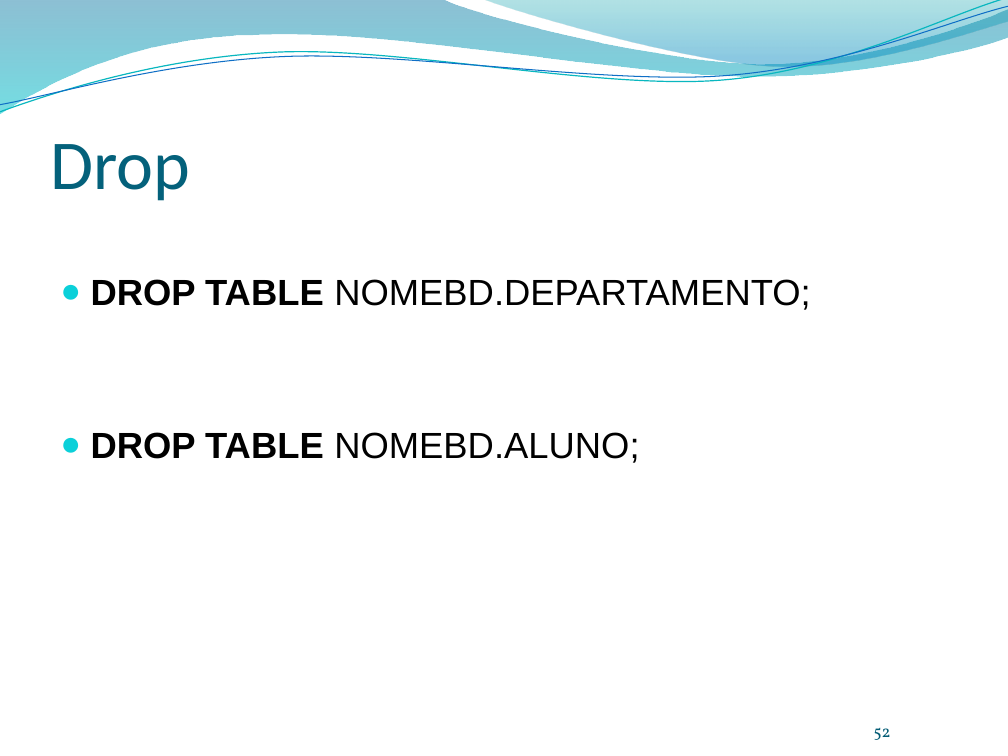
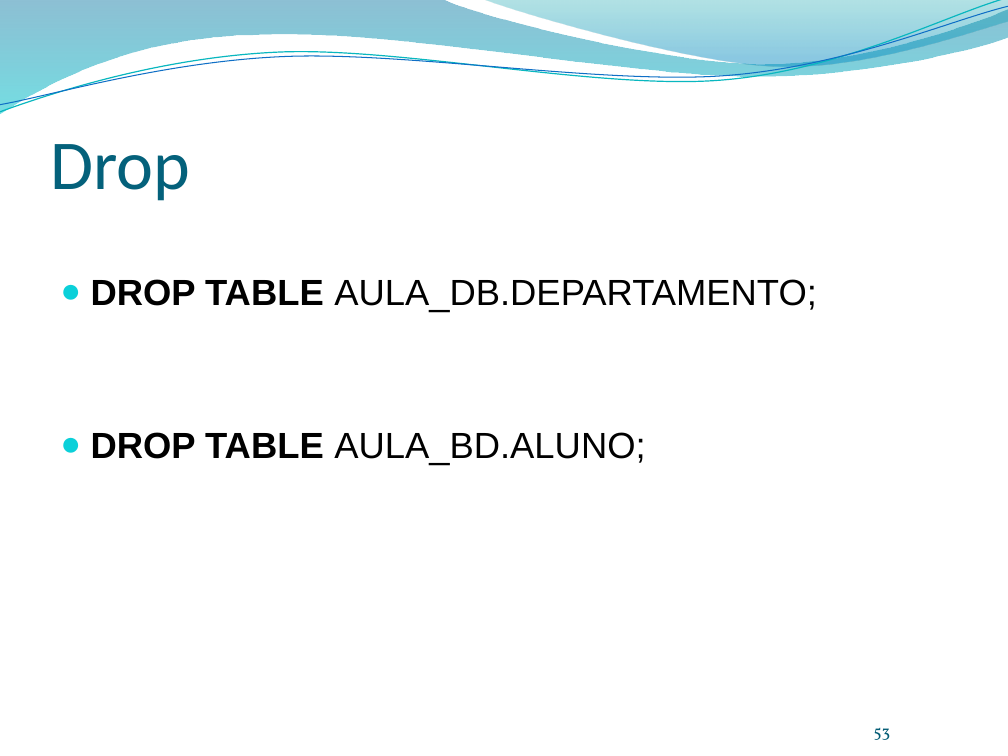
Before and after one commit to leonardopordeus/BD, a slide deck: slide 53 of Aula01.pptx (slide 52 before the commit). Drawn at 1008x756 pixels with LibreOffice and Linux fonts; fonts in the diff are those of the drawing; background and template pictures are left out. Boxes give left, top, right and bottom in pixels: in the first picture for what was removed or moved away, otherwise in the second. Text is boxed around its words. In the diff, an @@ line names an element or a change of style, - is before the commit and + after.

```diff
--- a/Aula01.pptx
+++ b/Aula01.pptx
@@ text at <box>91,279,817,465</box>: text changed @@
-● DROP TABLE NOMEBD.DEPARTAMENTO;
-● DROP TABLE NOMEBD.ALUNO;
+● DROP TABLE AULA_DB.DEPARTAMENTO;
+● DROP TABLE AULA_BD.ALUNO;
@@ page number at <box>874,728,891,740</box>: text changed @@
-52
+53
```
Also in this commit, not shown: 8 other slides changed, 1 slide added, 1 other file.
